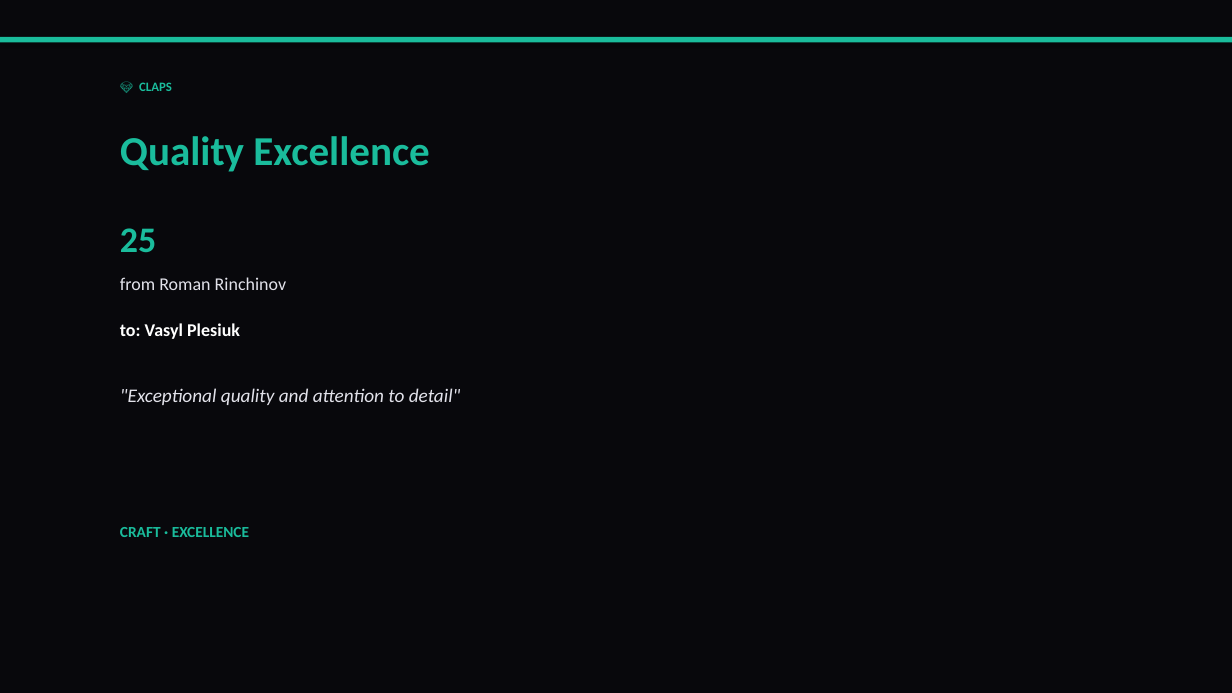
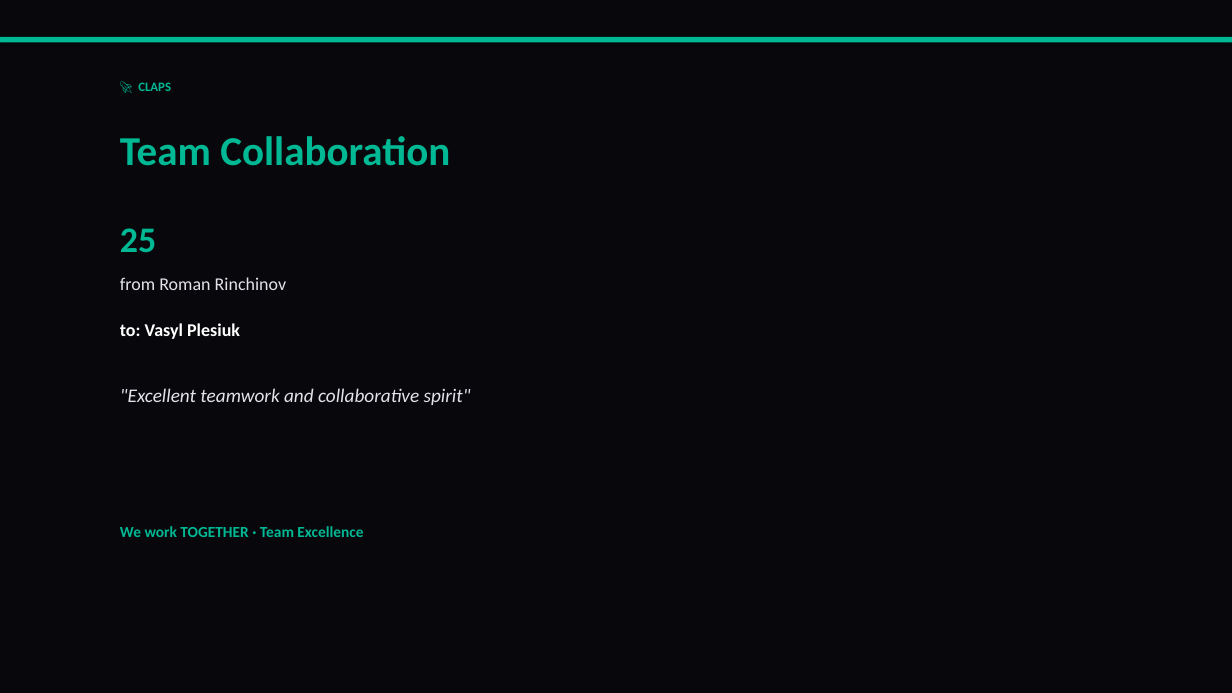
Before and after one commit to liliyagarifullina-maker/appodeal-pulse, a slide deck: slide 10 of data/archive/pulse_2026-03-12.pptx (slide 13 before the commit). Drawn at 1232x693 pixels with LibreOffice and Linux fonts; fonts in the diff are those of the drawing. Boxes give left, top, right and bottom in pixels: in the first picture for what was removed or moved away, otherwise in the second. Text is boxed around its words. In the diff, an @@ line names an element or a change of style, - is before the commit and + after.

```diff
--- a/data/archive/pulse_2026-03-12.pptx
+++ b/data/archive/pulse_2026-03-12.pptx
@@ rectangle at (x1=0, y1=37, x2=1232, y2=43): fill #1ABC9C to #00B894 @@
@@ text at (x1=138, y1=82, x2=171, y2=91): text changed; text colour #1ABC9C to #00B894 @@
-💎 CLAPS
+🚀 CLAPS
@@ text at (x1=120, y1=136, x2=450, y2=166): text changed; text colour #1ABC9C to #00B894 @@
-Quality Excellence
+Team Collaboration
@@ text "25" at (x1=120, y1=228, x2=156, y2=252): text colour #1ABC9C to #00B894 @@
@@ text at (x1=120, y1=388, x2=471, y2=405): text changed @@
-"Exceptional quality and attention to detail"
+"Excellent teamwork and collaborative spirit"
@@ text at (x1=120, y1=526, x2=363, y2=537): text changed; text colour #1ABC9C to #00B894 @@
-CRAFT · EXCELLENCE
+We work TOGETHER · Team Excellence
```
Also in this commit, not shown: 12 other slides changed, 4 slides added, 5 slides removed, 2 other files.
